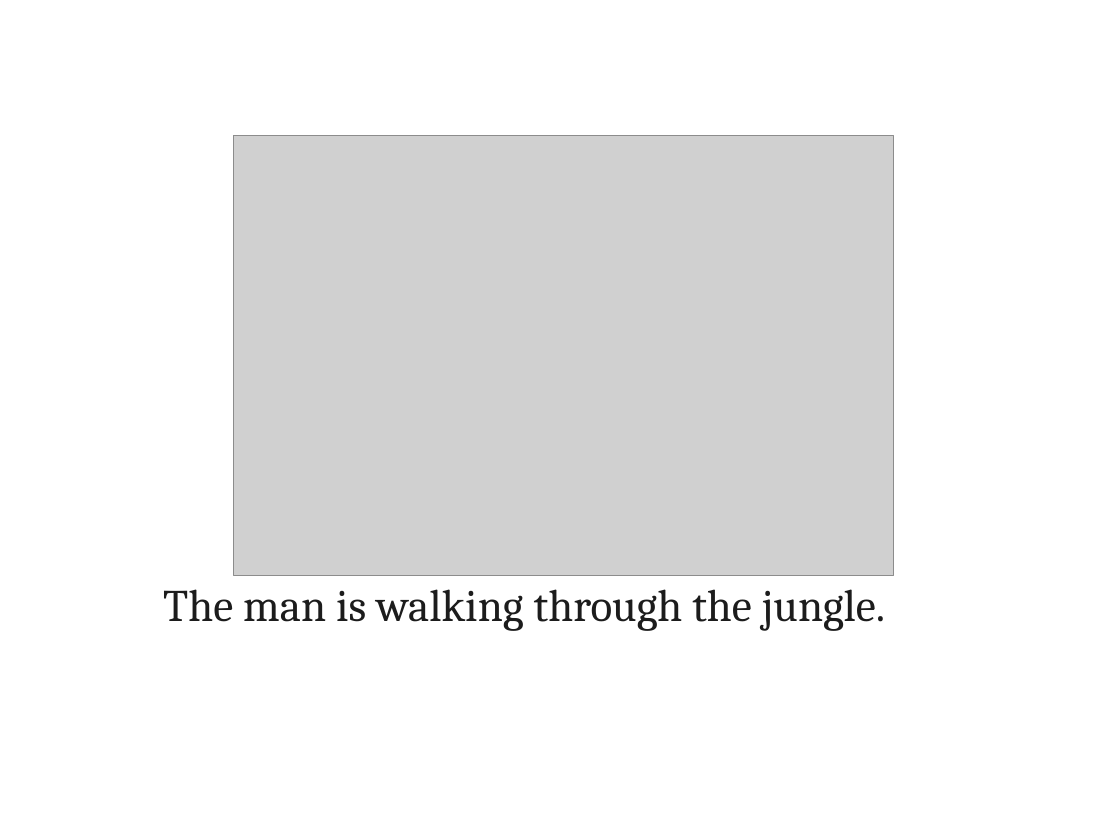
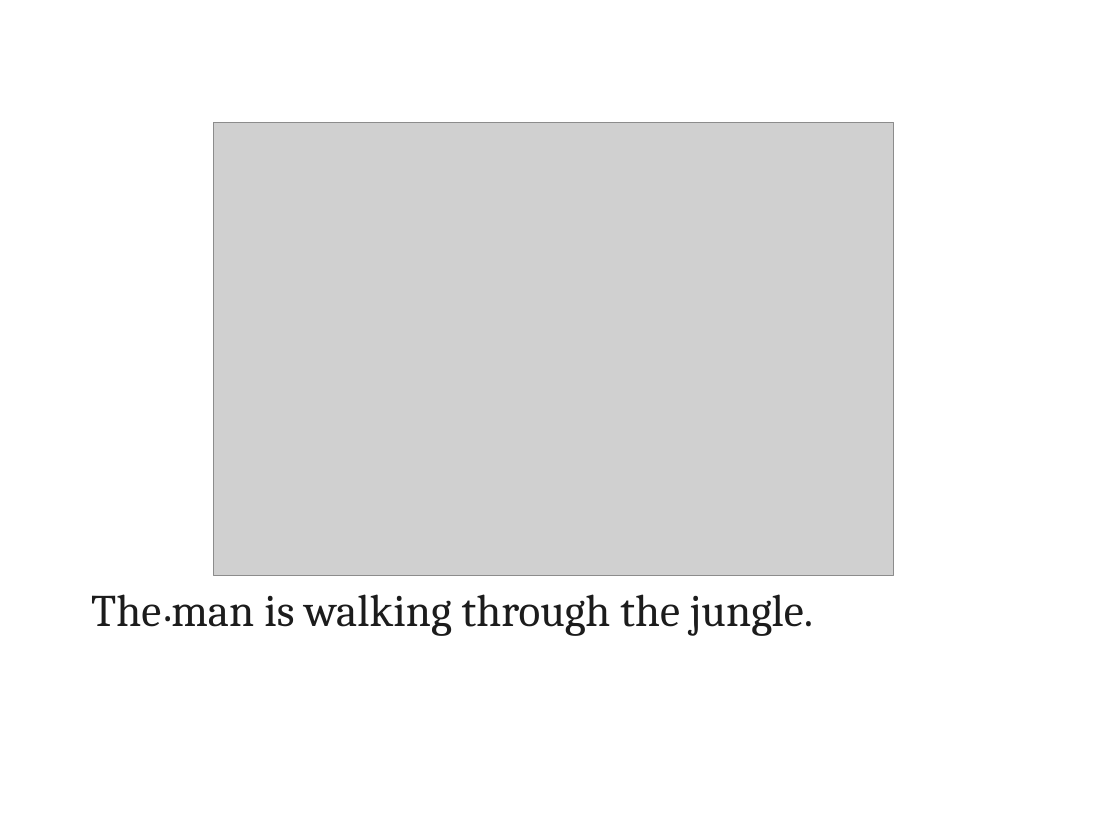
Before and after one commit to ADILp6/IBIT, a slide deck: slide 33 of Saturday_Monday_Wednesday/Class_6_16_February_2019/Parts_of_Speech.pptx. Drawn at 1120x840 pixels with LibreOffice and Linux fonts; fonts in the diff are those of the drawing; grey boxes stand for pictures. Boxes give left, top, right and bottom in pixels: in the first picture for what was removed or moved away, otherwise in the second. Text is boxed around its words. In the diff, an @@ line names an element or a change of style, - is before the commit and + after.

```diff
--- a/Saturday_Monday_Wednesday/Class_6_16_February_2019/Parts_of_Speech.pptx
+++ b/Saturday_Monday_Wednesday/Class_6_16_February_2019/Parts_of_Speech.pptx
@@ picture: place and size @@
-picture at (234, 136, 894, 576)
+picture at (213, 122, 894, 575)
@@ text added at (91, 594, 813, 636), 32 pt, text #1C1C1C @@
+The man is walking through the jungle.
@@ text in free at (163, 589, 885, 631): text changed @@
-The man is walking through the jungle.
+.
```
Also in this commit, not shown: 8 other slides changed, 9 other files.
